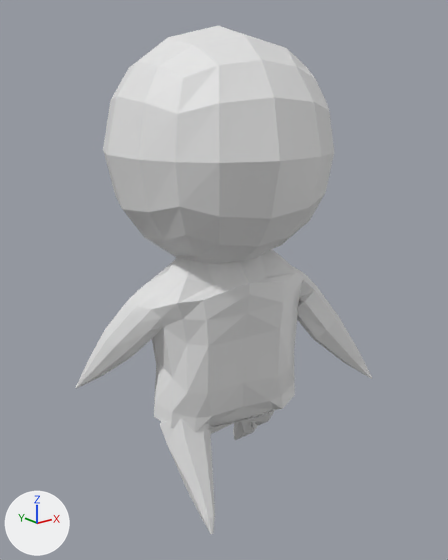
Before and after pictures for a commit that changed the Blender file models/player3.blend.
Camera for both pictures: a 50 mm camera at (-3.34, -4.16, 2.8) aimed at (0.02, 0.04, 1.12). The axes (+X, +Y, +Z) are drawn at lower left. The lights are the same throughout.
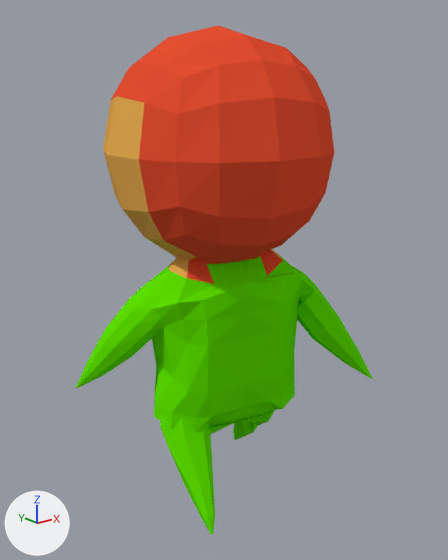
The change, as a diff of the scene's bpy script:
```diff
--- a/models/player3.blend.py
+++ b/models/player3.blend.py
@@ mat_material @@
+mat_material = diffuse_material('Material')
+mat_material.base_color = (0.8, 0.417, 0.083)  # orange #e7ad51
@@ mat_rotbraun @@
+mat_rotbraun = diffuse_material('rotbraun')
+mat_rotbraun.base_color = (0.8, 0.0788, 0.0316)  # red #e74f32
@@ mat_material_001 @@
+mat_material_001 = diffuse_material('Material.001')
+mat_material_001.base_color = (0.114, 0.8, 0.0)  # green #5fe700
@@ me_cylinder_001 @@
 me_cylinder_001.from_pydata(...)  # 388 vertices, 378 faces, 4 loose edges; spans x -1.18..1.07, y -0.89..1.11, z -0.98..3.27
 # used by ob_cylinder; location = (0.0, 0.0, 0.0)
+# me_cylinder_001 part 1: 87 of the faces centred in x -0.83..0.87, y -0.78..0.93, z 1.31..3.19 switch from no material to mat_rotbraun (red #e74f32)
+# me_cylinder_001 part 2: 53 of the faces centred in x -0.89..0.96, y -0.14..1.06, z 1.32..2.49 switch from no material to mat_material (orange #e7ad51)
+# me_cylinder_001 part 3: all 238 faces centred in x -1.17..1.06, y -0.88..0.73, z -0.97..1.29 switch from no material to mat_material_001 (green #5fe700)
```

What differs and where, as boxes (x1, y1, x2, y2) in the pictures (448 x 560 px):
part 1 of me_cylinder_001, recoloured (grey to red)
    both: (111, 26, 334, 284)
part 2 of me_cylinder_001, recoloured (grey to orange)
    both: (103, 96, 281, 278)
part 3 of me_cylinder_001, recoloured (grey to green)
    both: (76, 255, 372, 534)
